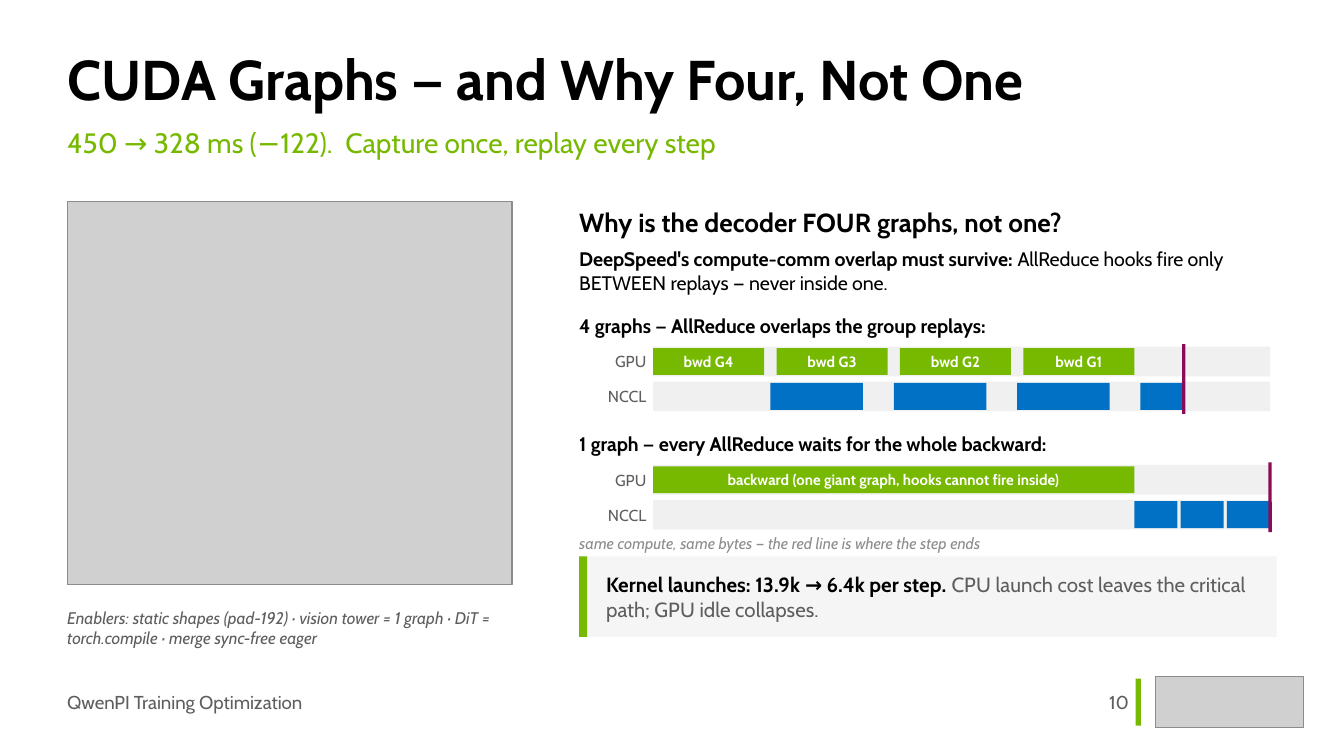
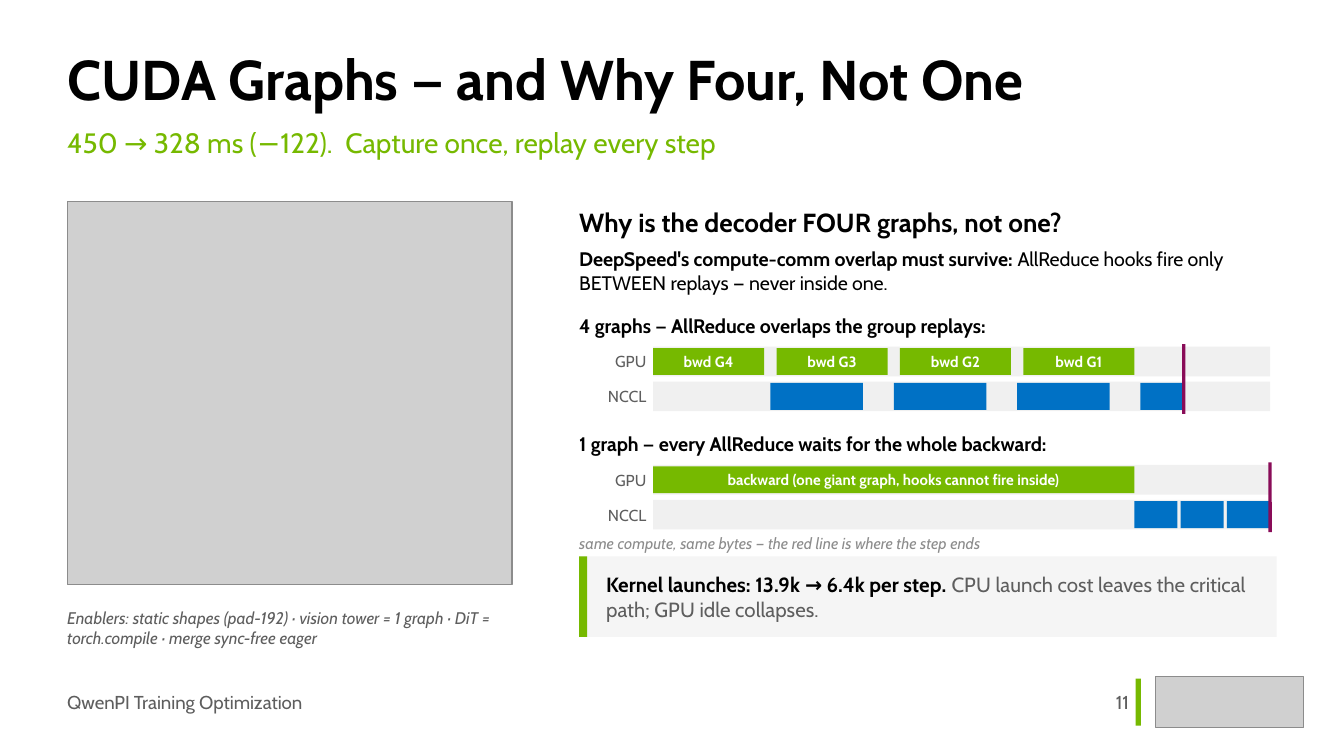
Before and after one commit to Holworth/starVLA, a slide deck: slide 11 of docs/slides/qwenpi-optimization.pptx (slide 10 before the commit). Drawn at 1344x756 pixels with LibreOffice and Linux fonts; fonts in the diff are those of the drawing; grey boxes stand for pictures. Boxes give left, top, right and bottom in pixels: in the first picture for what was removed or moved away, otherwise in the second. Text is boxed around its words. In the diff, an @@ line names an element or a change of style, - is before the commit and + after.

```diff
--- a/docs/slides/qwenpi-optimization.pptx
+++ b/docs/slides/qwenpi-optimization.pptx
@@ text at (x1=1116, y1=696, x2=1129, y2=709): text changed @@
-10
+11
```
Also in this commit, not shown: 11 other slides changed, 1 slide added, 1 other file.
